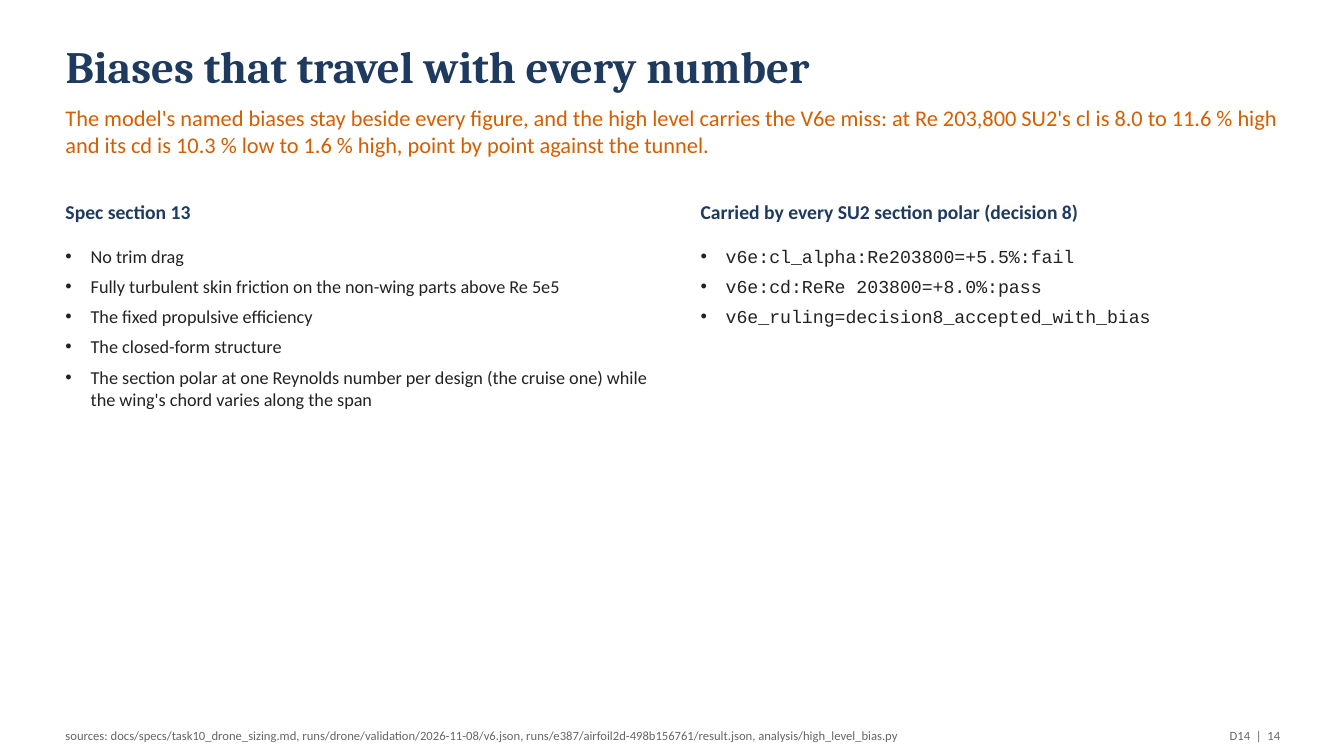
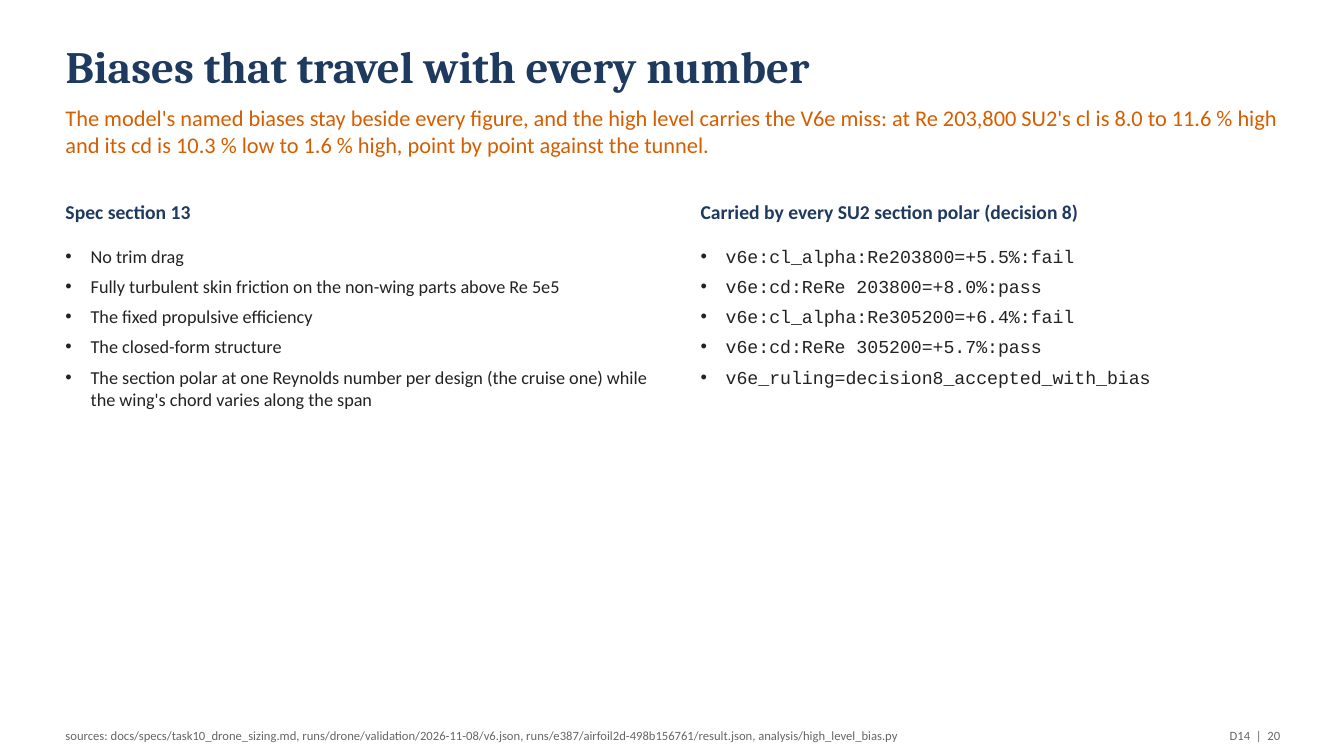
Before and after one commit to emarinhoss/ai-engineering, a slide deck: slide 20 of docs/talk/deck_drone.pptx (slide 14 before the commit). Drawn at 1344x756 pixels with LibreOffice and Linux fonts; fonts in the diff are those of the drawing. Boxes give left, top, right and bottom in pixels: in the first picture for what was removed or moved away, otherwise in the second. Text is boxed around its words. In the diff, an @@ line names an element or a change of style, - is before the commit and + after.

```diff
--- a/docs/talk/deck_drone.pptx
+++ b/docs/talk/deck_drone.pptx
@@ text at [726,311,1075,357]: paragraphs added @@
+• v6e:cl_alpha:Re305200=+6.4%:fail
+• v6e:cd:ReRe 305200=+5.7%:pass
@@ text at [1230,732,1280,740]: text changed @@
-D14 | 14
+D14 | 20
```
Also in this commit, not shown: 11 other slides changed, 7 slides added, 1 slide removed, 10 other files.
